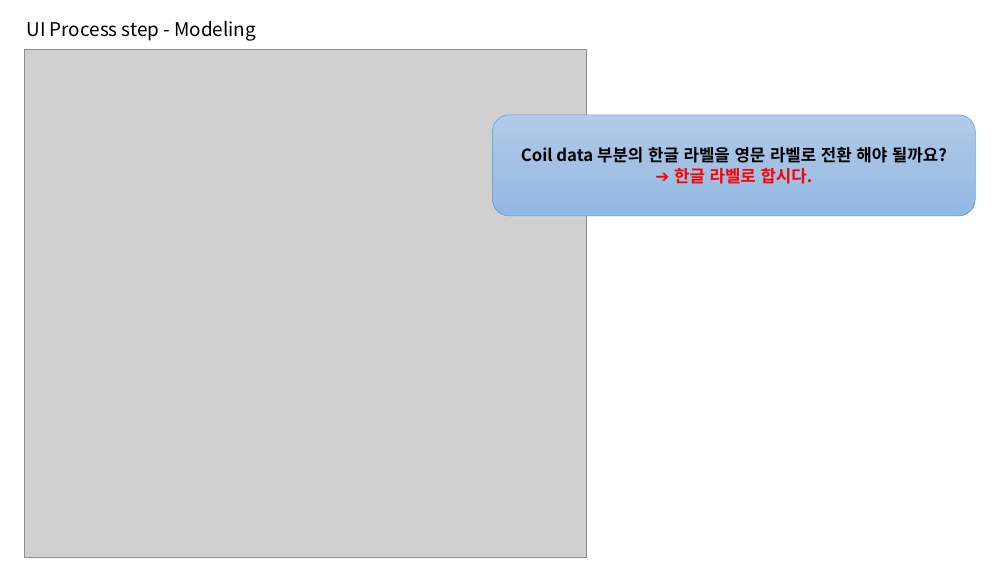
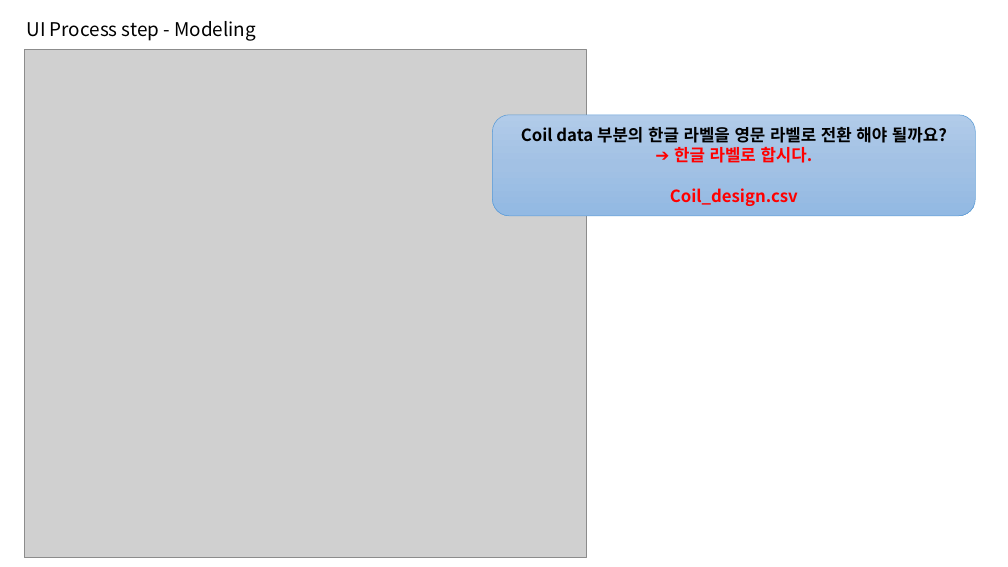
Before and after one commit to JongseoLee/2017, a slide deck: slide 8 of doc/요구사항분석_170725_jslee.pptx. Drawn at 1008x567 pixels with LibreOffice and Linux fonts; fonts in the diff are those of the drawing; grey boxes stand for pictures. Boxes give left, top, right and bottom in pixels: in the first picture for what was removed or moved away, otherwise in the second. Text is boxed around its words. In the diff, an @@ line names an element or a change of style, - is before the commit and + after.

```diff
--- a/doc/요구사항분석_170725_jslee.pptx
+++ b/doc/요구사항분석_170725_jslee.pptx
@@ text in rounded rectangle at bbox=[670, 147, 807, 206]: text changed @@
-➔ 한글 라벨로 합시다.
+➔ 한글 라벨로 합시다.
+Coil_design.csv
```
Also in this commit, not shown: 20 other files.
